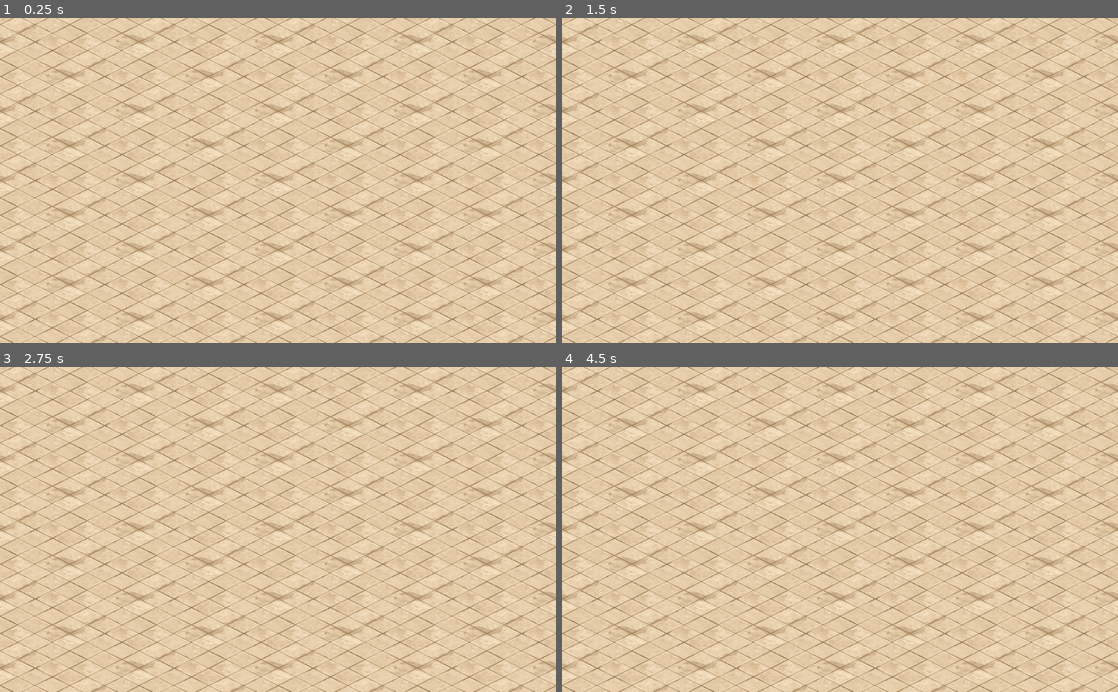
Above: before the commit, frames 1-4 (two rows, left to right).
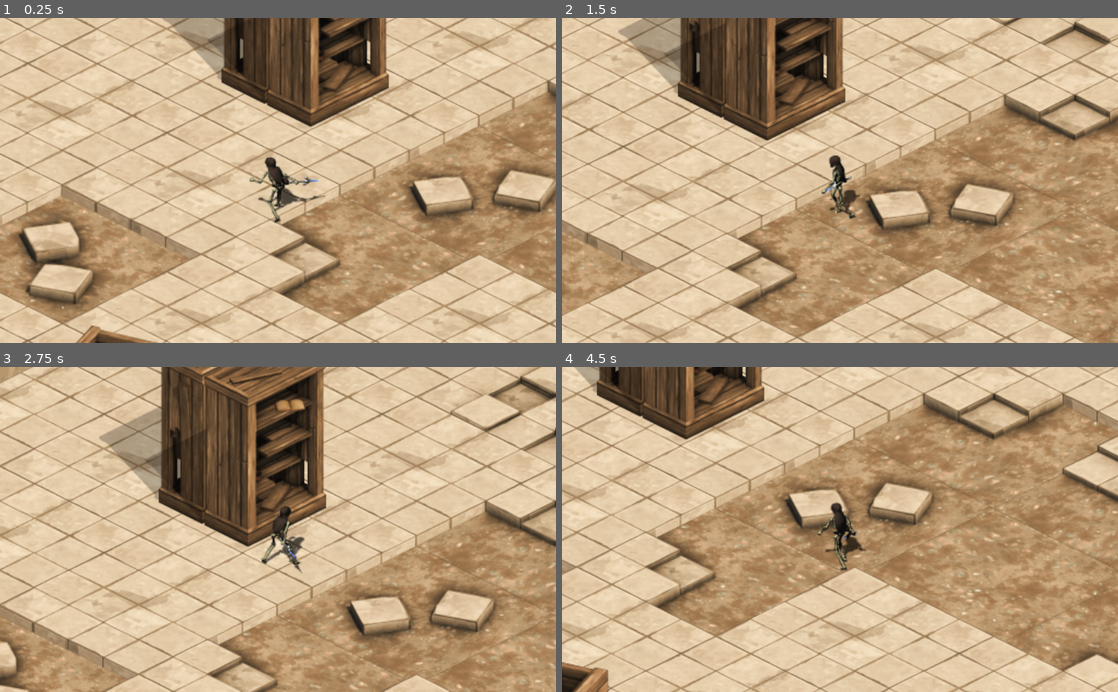
Above: after the commit, the same moments.

Repository: FranJBDev/Combat-Game
Game: Godot game, scene res://Scenes/Main.tscn
Same seed, same stepped clock (60 frames per second), same inputs: the game is played once before the commit and once after it.
Inputs (mouse positions are in pixels of both pictures, inside the frame that each line leads up to):
- Up to frame 1 (0.25 s): no input
- Up to frame 2 (1.5 s): tap Enter at 0.5 s; move the mouse to (962, 164) at 0.52 s; press the mouse at (962, 164) at 0.53 s; move the mouse to (728, 196) at 1.27 s; release the mouse at (728, 196) at 1.28 s; click (728, 196) at 1.35 s
- Up to frame 3 (2.75 s): move the mouse to (333, 458) at 2.02 s; press the mouse at (333, 458) at 2.03 s
- Up to frame 4 (4.5 s): tap Space at 2.75 s; move the mouse to (812, 594) at 2.77 s; release the mouse at (812, 594) at 2.78 s; click (812, 594) at 2.85 s; move the mouse to (1006, 578) at 3.52 s; press the mouse at (1006, 578) at 3.53 s; move the mouse to (673, 480) at 4.27 s; release the mouse at (673, 480) at 4.28 s; click (673, 480) at 4.35 s

The runs differ from the first frame. In frame 1, 49% of the frame differs, in the area x 0-100%, y 0-100%; in frame 2, 57%; in frame 3, 57%; in frame 4, 59%.

Commit message:
Add: Player movement with click and smooth acceleration

Diff:
--- a/Scenes/Main.tscn
+++ b/Scenes/Main.tscn
@@ -1,9 +1,10 @@
-[gd_scene load_steps=5 format=2]
+[gd_scene load_steps=6 format=2]
 
 [ext_resource path="res://Resources/Floor.tres" type="TileSet" id=1]
 [ext_resource path="res://Resources/Library.tres" type="TileSet" id=2]
 [ext_resource path="res://Resources/Walls.tres" type="TileSet" id=3]
 [ext_resource path="res://Resources/Stuffs.tres" type="TileSet" id=4]
+[ext_resource path="res://Scenes/Player.tscn" type="PackedScene" id=5]
 
 [node name="Main" type="Node2D"]
 __meta__ = {
@@ -49,3 +50,6 @@
 show_collision = true
 format = 1
 tile_data = PoolIntArray( -131049, 30, 0, 131090, 77, 0, 131094, 132, 0, 393234, 11, 0, 393235, 8, 0, 458781, 77, 0, 786454, 20, 0, 917527, 77, 0 )
+
+[node name="Player" parent="." instance=ExtResource( 5 )]
+position = Vector2( 839, 1320 )
--- a/Scenes/Player.tscn
+++ b/Scenes/Player.tscn
@@ -1,25 +1,151 @@
-[gd_scene load_steps=7 format=2]
+[gd_scene load_steps=21 format=2]
 
 [ext_resource path="res://Assets/Player/skeleton_occultist.png" type="Texture" id=1]
+[ext_resource path="res://Scripts/Player.gd" type="Script" id=2]
+
+[sub_resource type="Animation" id=12]
+resource_name = "Attack_N"
+length = 0.8
+loop = true
+step = 0.2
+tracks/0/type = "value"
+tracks/0/path = NodePath("Sprite:frame")
+tracks/0/interp = 1
+tracks/0/loop_wrap = true
+tracks/0/imported = false
+tracks/0/enabled = true
+tracks/0/keys = {
+"times": PoolRealArray( 0, 0.2, 0.4, 0.6 ),
+"transitions": PoolRealArray( 1, 1, 1, 1 ),
+"update": 1,
+"values": [ 68, 69, 70, 71 ]
+}
 
 [sub_resource type="Animation" id=1]
 resource_name = "Idle_E"
-length = 0.5
-tracks/0/type = "value"
-tracks/0/path = NodePath("Sprite:frame")
-tracks/0/interp = 1
-tracks/0/loop_wrap = true
-tracks/0/imported = false
-tracks/0/enabled = true
-tracks/0/keys = {
-"times": PoolRealArray( 0, 0.001 ),
-"transitions": PoolRealArray( 1, 1 ),
-"update": 1,
-"values": [ 10, 10 ]
+length = 0.8
+loop = true
+step = 0.2
+tracks/0/type = "value"
+tracks/0/path = NodePath("Sprite:frame")
+tracks/0/interp = 1
+tracks/0/loop_wrap = true
+tracks/0/imported = false
+tracks/0/enabled = true
+tracks/0/keys = {
+"times": PoolRealArray( 0, 0.2, 0.4, 0.6 ),
+"transitions": PoolRealArray( 1, 1, 1, 1 ),
+"update": 1,
+"values": [ 112, 113, 114, 115 ]
+}
+
+[sub_resource type="Animation" id=6]
+resource_name = "Idle_N"
+length = 0.8
+loop = true
+step = 0.2
+tracks/0/type = "value"
+tracks/0/path = NodePath("Sprite:frame")
+tracks/0/interp = 1
+tracks/0/loop_wrap = true
+tracks/0/imported = false
+tracks/0/enabled = true
+tracks/0/keys = {
+"times": PoolRealArray( 0, 0.2, 0.4, 0.6 ),
+"transitions": PoolRealArray( 1, 1, 1, 1 ),
+"update": 1,
+"values": [ 56, 57, 58, 59 ]
+}
+
+[sub_resource type="Animation" id=7]
+resource_name = "Idle_NE"
+length = 0.8
+loop = true
+step = 0.2
+tracks/0/type = "value"
+tracks/0/path = NodePath("Sprite:frame")
+tracks/0/interp = 1
+tracks/0/loop_wrap = true
+tracks/0/imported = false
+tracks/0/enabled = true
+tracks/0/keys = {
+"times": PoolRealArray( 0, 0.2, 0.4, 0.6 ),
+"transitions": PoolRealArray( 1, 1, 1, 1 ),
+"update": 1,
+"values": [ 85, 85, 86, 87 ]
 }
 
 [sub_resource type="Animation" id=5]
 resource_name = "Idle_NW"
+length = 0.8
+loop = true
+step = 0.2
+tracks/0/type = "value"
+tracks/0/path = NodePath("Sprite:frame")
+tracks/0/interp = 1
+tracks/0/loop_wrap = true
+tracks/0/imported = false
+tracks/0/enabled = true
+tracks/0/keys = {
+"times": PoolRealArray( 0, 0.000695348, 0.2, 0.4, 0.6 ),
+"transitions": PoolRealArray( 1, 1, 1, 1, 1 ),
+"update": 1,
+"values": [ 28, 28, 29, 30, 31 ]
+}
+
+[sub_resource type="Animation" id=8]
+resource_name = "Idle_S"
+length = 0.8
+loop = true
+step = 0.2
+tracks/0/type = "value"
+tracks/0/path = NodePath("Sprite:frame")
+tracks/0/interp = 1
+tracks/0/loop_wrap = true
+tracks/0/imported = false
+tracks/0/enabled = true
+tracks/0/keys = {
+"times": PoolRealArray( 0, 0.2, 0.4, 0.6 ),
+"transitions": PoolRealArray( 1, 1, 1, 1 ),
+"update": 1,
+"values": [ 168, 169, 170, 171 ]
+}
+
+[sub_resource type="Animation" id=9]
+resource_name = "Idle_SE"
+length = 0.8
+loop = true
+step = 0.2
+tracks/0/type = "value"
+tracks/0/path = NodePath("Sprite:frame")
+tracks/0/interp = 1
+tracks/0/loop_wrap = true
+tracks/0/imported = false
+tracks/0/enabled = true
+tracks/0/keys = {
+"times": PoolRealArray( 0, 0.2, 0.4, 0.6 ),
+"transitions": PoolRealArray( 1, 1, 1, 1 ),
+"update": 1,
+"values": [ 140, 141, 142, 143 ]
+}
+
+[sub_resource type="Animation" id=11]
+resource_name = "Idle_SW"
+length = 0.8
+loop = true
+step = 0.2
+tracks/0/type = "value"
+tracks/0/path = NodePath("Sprite:frame")
+tracks/0/interp = 1
+tracks/0/loop_wrap = true
+tracks/0/imported = false
+tracks/0/enabled = true
+tracks/0/keys = {
+"times": PoolRealArray( 0, 0.2, 0.4, 0.6 ),
+"transitions": PoolRealArray( 1, 1, 1, 1 ),
+"update": 1,
+"values": [ 196, 197, 198, 199 ]
+}
 
 [sub_resource type="Animation" id=2]
 resource_name = "Idle_W"
@@ -38,7 +164,7 @@
 "values": [ 0, 1, 2, 3 ]
 }
 
-[sub_resource type="Animation" id=3]
+[sub_resource type="Animation" id=10]
 length = 0.001
 tracks/0/type = "value"
 tracks/0/path = NodePath("Sprite:frame")
@@ -50,7 +176,126 @@
 "times": PoolRealArray( 0 ),
 "transitions": PoolRealArray( 1 ),
 "update": 0,
-"values": [ 0 ]
+"values": [ 85 ]
+}
+
+[sub_resource type="Animation" id=15]
+resource_name = "Walk_E"
+length = 0.8
+loop = true
+tracks/0/type = "value"
+tracks/0/path = NodePath("Sprite:frame")
+tracks/0/interp = 1
+tracks/0/loop_wrap = true
+tracks/0/imported = false
+tracks/0/enabled = true
+tracks/0/keys = {
+"times": PoolRealArray( 0, 0.1, 0.2, 0.3, 0.4, 0.5, 0.6, 0.7 ),
+"transitions": PoolRealArray( 1, 1, 1, 1, 1, 1, 1, 1 ),
+"update": 1,
+"values": [ 116, 117, 118, 119, 120, 121, 122, 123 ]
+}
+
+[sub_resource type="Animation" id=13]
+resource_name = "Walk_N"
+length = 0.8
+loop = true
+tracks/0/type = "value"
+tracks/0/path = NodePath("Sprite:frame")
+tracks/0/interp = 1
+tracks/0/loop_wrap = true
+tracks/0/imported = false
+tracks/0/enabled = true
+tracks/0/keys = {
+"times": PoolRealArray( 0, 0.1, 0.2, 0.3, 0.4, 0.5, 0.6, 0.7 ),
+"transitions": PoolRealArray( 1, 1, 1, 1, 1, 1, 1, 1 ),
+"update": 1,
+"values": [ 60, 61, 62, 63, 64, 65, 66, 67 ]
+}
+
+[sub_resource type="Animation" id=14]
+resource_name = "Walk_NE"
+length = 0.8
+loop = true
+tracks/0/type = "value"
+tracks/0/path = NodePath("Sprite:frame")
+tracks/0/interp = 1
+tracks/0/loop_wrap = true
+tracks/0/imported = false
+tracks/0/enabled = true
+tracks/0/keys = {
+"times": PoolRealArray( 0, 0.1, 0.2, 0.3, 0.4, 0.5, 0.6, 0.7 ),
+"transitions": PoolRealArray( 1, 1, 1, 1, 1, 1, 1, 1 ),
+"update": 1,
+"values": [ 88, 89, 90, 91, 92, 93, 94, 95 ]
+}
+
+[sub_resource type="Animation" id=19]
+resource_name = "Walk_NW"
+length = 0.8
+loop = true
+tracks/0/type = "value"
+tracks/0/path = NodePath("Sprite:frame")
+tracks/0/interp = 1
+tracks/0/loop_wrap = true
+tracks/0/imported = false
+tracks/0/enabled = true
+tracks/0/keys = {
+"times": PoolRealArray( 0, 0.1, 0.2, 0.3, 0.4, 0.5, 0.6, 0.7 ),
+"transitions": PoolRealArray( 1, 1, 1, 1, 1, 1, 1, 1 ),
+"update": 1,
+"values": [ 32, 33, 34, 35, 36, 37, 38, 39 ]
+}
+
+[sub_resource type="Animation" id=16]
+resource_name = "Walk_S"
+length = 0.8
+loop = true
+tracks/0/type = "value"
+tracks/0/path = NodePath("Sprite:frame")
+tracks/0/interp = 1
+tracks/0/loop_wrap = true
+tracks/0/imported = false
+tracks/0/enabled = true
+tracks/0/keys = {
+"times": PoolRealArray( 0, 0.1, 0.2, 0.3, 0.4, 0.5, 0.6, 0.7 ),
+"transitions": PoolRealArray( 1, 1, 1, 1, 1, 1, 1, 1 ),
+"update": 1,
+"values": [ 172, 173, 174, 175, 176, 177, 178, 179 ]
+}
+
+[sub_resource type="Animation" id=17]
+resource_name = "Walk_SE"
+length = 0.8
+loop = true
+tracks/0/type = "value"
+tracks/0/path = NodePath("Sprite:frame")
+tracks/0/interp = 1
+tracks/0/loop_wrap = true
+tracks/0/imported = false
+tracks/0/enabled = true
+tracks/0/keys = {
+"times": PoolRealArray( 0, 0.1, 0.2, 0.3, 0.4, 0.5, 0.6, 0.7 ),
+"transitions": PoolRealArray( 1, 1, 1, 1, 1, 1, 1, 1 ),
+"update": 1,
+"values": [ 144, 145, 146, 147, 148, 149, 150, 151 ]
+}
+
+[sub_resource type="Animation" id=18]
+resource_name = "Walk_SW"
+length = 0.8
+loop = true
+tracks/0/type = "value"
+tracks/0/path = NodePath("Sprite:frame")
+tracks/0/interp = 1
+tracks/0/loop_wrap = true
+tracks/0/imported = false
+tracks/0/enabled = true
+tracks/0/keys = {
+"times": PoolRealArray( 0, 0.1, 0.2, 0.3, 0.4, 0.5, 0.6, 0.7 ),
+"transitions": PoolRealArray( 1, 1, 1, 1, 1, 1, 1, 1 ),
+"update": 1,
+"values": [ 200, 201, 202, 203, 204, 205, 206, 207 ]
 }
 
 [sub_resource type="Animation" id=4]
@@ -71,11 +316,14 @@
 }
 
 [node name="Player" type="KinematicBody2D"]
+collision_layer = 3
+script = ExtResource( 2 )
 
 [node name="Sprite" type="Sprite" parent="."]
 texture = ExtResource( 1 )
 hframes = 28
 vframes = 8
+frame = 85
 
 [node name="CollisionPolygon2D" type="CollisionPolygon2D" parent="."]
 position = Vector2( 3.5, 23 )
@@ -84,10 +332,24 @@
 
 [node name="Camera2D" type="Camera2D" parent="."]
 current = true
+zoom = Vector2( 0.5, 0.5 )
 
 [node name="AnimationPlayer" type="AnimationPlayer" parent="."]
+anims/Attack_N = SubResource( 12 )
 anims/Idle_E = SubResource( 1 )
+anims/Idle_N = SubResource( 6 )
+anims/Idle_NE = SubResource( 7 )
 anims/Idle_NW = SubResource( 5 )
+anims/Idle_S = SubResource( 8 )
+anims/Idle_SE = SubResource( 9 )
+anims/Idle_SW = SubResource( 11 )
 anims/Idle_W = SubResource( 2 )
-anims/RESET = SubResource( 3 )
+anims/RESET = SubResource( 10 )
+anims/Walk_E = SubResource( 15 )
+anims/Walk_N = SubResource( 13 )
+anims/Walk_NE = SubResource( 14 )
+anims/Walk_NW = SubResource( 19 )
+anims/Walk_S = SubResource( 16 )
+anims/Walk_SE = SubResource( 17 )
+anims/Walk_SW = SubResource( 18 )
 anims/Walk_W = SubResource( 4 )
--- /dev/null
+++ b/Scripts/Player.gd
@@ -0,0 +1,66 @@
+extends KinematicBody2D
+
+var max_speed =  400 # Maximum speed of the player
+var speed = 0 # Current speed of the player
+var acceleration = 1200 # with wich the speed approached max_speed
+var move_direction # input for the animation player
+var moving = false # activate movemnet and reset speed to zero if we would still
+var destination = Vector2() # where the mouse click happened
+var movement = Vector2() # The movement that we will pushed to the engine
+
+func _unhandled_input(event):
+	if event.is_action_pressed("Click"):
+		moving = true
+		destination = get_global_mouse_position()
+
+func _process(delta):
+	AnimationLoop()
+
+func _physics_process(delta):
+	MovementLoop(delta)
+
+func MovementLoop(delta):
+	if moving == false:
+		speed = 0
+	else:
+		speed += acceleration * delta
+	if speed > max_speed:
+		speed = max_speed
+	movement = position.direction_to(destination) * speed
+
+	print("grados ", move_direction)
+	if position.distance_to(destination) > 5:
+		# calculates the angle in degrees to the point clicked
+		move_direction = rad2deg(destination.angle_to_point(position))
+		movement = move_and_slide(movement)
+	else:
+		moving = false
+
+func AnimationLoop():
+	var anim_direction = "S"
+	var anim_mode = "Idle"
+	var animation
+	if move_direction <= 15 and move_direction >= -15:
+		anim_direction = "E"
+	elif move_direction <= 60 and move_direction >= 15:
+		anim_direction = "SE"
+	elif move_direction <= 120 and move_direction >= 60:
+		anim_direction = "S"
+	elif move_direction <= 165 and move_direction >= 120:
+		anim_direction = "SW"
+	elif move_direction <=-120  and move_direction >= -165:
+		anim_direction = "NW"
+	elif move_direction <=-60  and move_direction >= -120:
+		anim_direction = "N"
+	elif move_direction <= -15 and move_direction >= -60:
+		anim_direction = "NE"
+	elif move_direction <= -165 or move_direction >= 165:
+		anim_direction = "W"
+
+	print(anim_direction)
+	if moving:
+		anim_mode = "Walk"
+	else:
+		anim_mode = "Idle"
+	animation = anim_mode + "_" + anim_direction
+	get_node("AnimationPlayer").play(animation)
Binary file added: Assets/degrees.jpg
Not shown, added: Assets/degrees.jpg.import
Not shown, changed: Assets/Player/animation data
Not shown, added: Assets/Player/skeleton_occultist.blend
